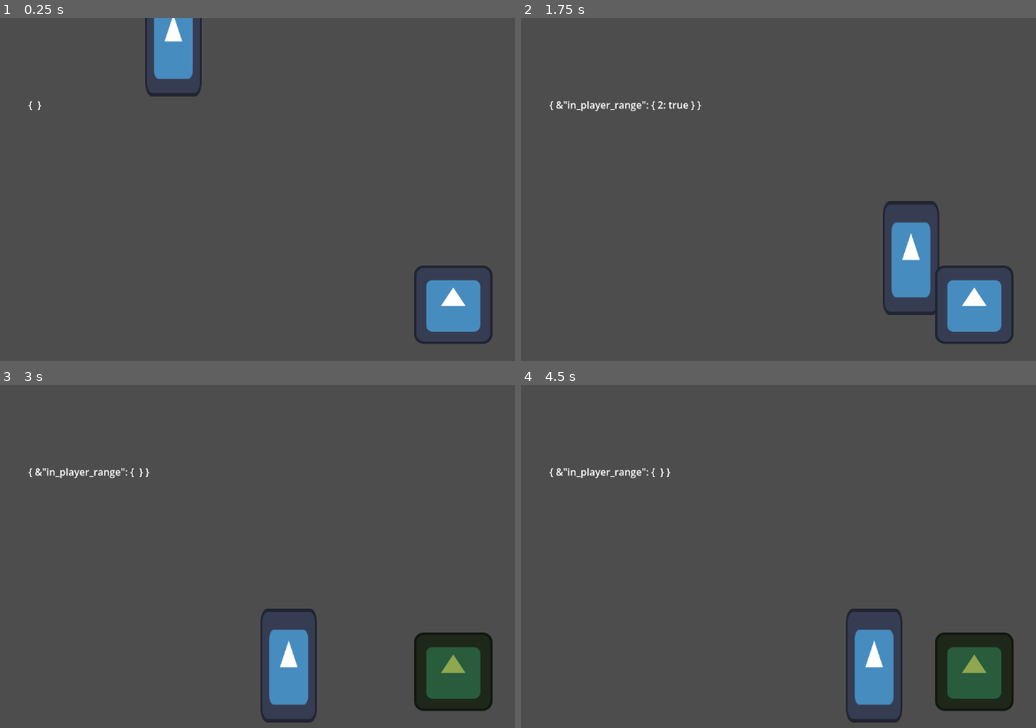
Above: before the commit, frames 1-4 (two rows, left to right).
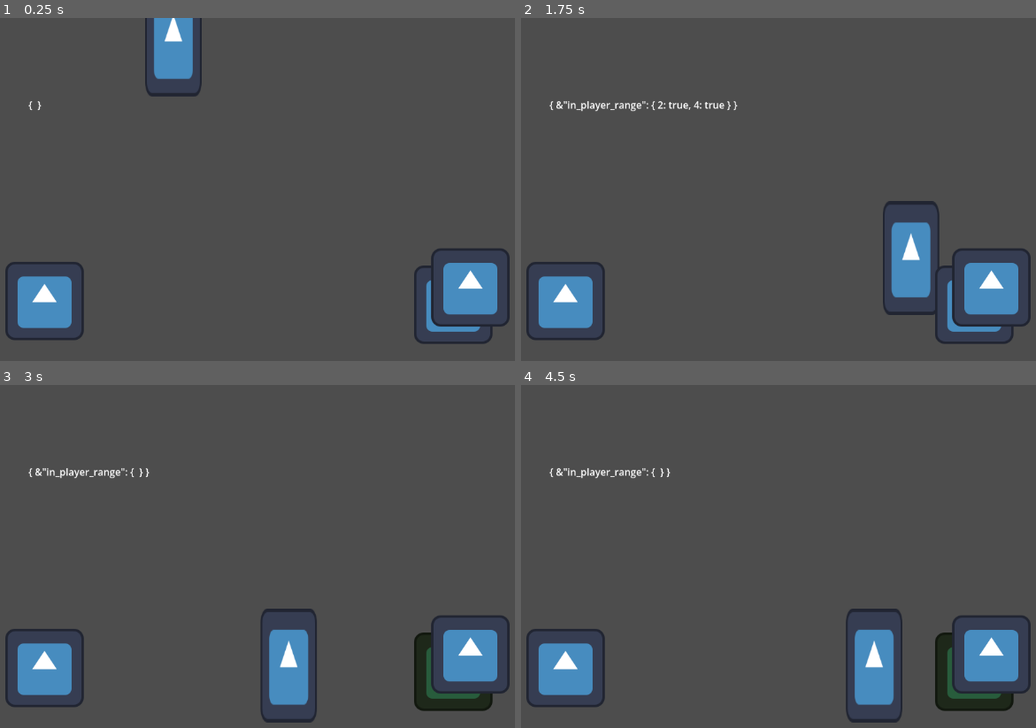
Above: after the commit, the same moments.

Repository: odjhey/godot-some-rpg
Game: Godot game, scene res://scenes/level_1.tscn
Same seed, same stepped clock (60 frames per second), same inputs: the game is played once before the commit and once after it. The project has no main scene, so this scene is started directly. The engine's default icon, where the game draws it, is replaced by a stand-in: a white triangle on a blue panel in a dark square.
Inputs:
- Up to frame 1 (0.25 s): no input
- Up to frame 2 (1.75 s): tap Enter (ui_accept) at 0.5, 0.77, 1.52 s; hold D (move_right) from 0.53 s (still down); tap E (interact) at 0.6, 1.35 s
- Up to frame 3 (3 s): release D (move_right) at 2.03 s; hold A (move_left) 2.03-2.78 s; tap E (interact) at 2.1, 2.85 s; hold D (move_right) from 2.78 s (still down)
- Up to frame 4 (4.5 s): tap Enter (ui_accept) at 3.02, 3.77 s; tap E (interact) at 3.6, 4.35 s; release D (move_right) at 4.28 s; hold A (move_left) from 4.28 s (still down)

The runs differ from the first frame. In frame 1, 4.0% of the frame differs, in the area x 1-99%, y 67-94%; in frame 2, 4.1%; in frame 3, 4.6%; in frame 4, 4.6%.

Commit message:
remove state from chest

Diff:
--- a/scenes/level_1.tscn
+++ b/scenes/level_1.tscn
@@ -37,3 +37,11 @@
 offset_right = -180.0
 offset_bottom = 199.0
 text = "hello world"
+
+[node name="ChestEntity2" parent="." unique_id=1486545561 node_paths=PackedStringArray("game_state") instance=ExtResource("3_rus8k")]
+position = Vector2(-194, 508)
+game_state = NodePath("../GameState")
+
+[node name="ChestEntity3" parent="." unique_id=1499131308 node_paths=PackedStringArray("game_state") instance=ExtResource("3_rus8k")]
+position = Vector2(500, 486)
+game_state = NodePath("../GameState")
--- a/scripts/chest.gd
+++ b/scripts/chest.gd
@@ -2,16 +2,13 @@
 extends Node2D
 
 enum ChestState {Open, Close}
-var state : ChestState = ChestState.Close
 @onready var close_sprite : Sprite2D = $Close
 @onready var open_sprite : Sprite2D = $Open
 
 func open():
-	state = ChestState.Open
 	close_sprite.visible = false
 	open_sprite.visible = true
 
 func close():
-	state = ChestState.Close
 	close_sprite.visible = true
 	open_sprite.visible = false
--- a/scripts/chest_entity.gd
+++ b/scripts/chest_entity.gd
@@ -8,18 +8,31 @@
 func _ready():
 	# create game state entity
 	if entity_id == 0:
-		entity_id = game_state.create_entity(self)
+		entity_id = game_state.create_entity(self, { state = Chest.ChestState.Close })
 
+	game_state.data_change.connect(on_gs_data_change)
 	interaction_sensor.area_entered.connect(on_area_entered)
 	interaction_sensor.area_exited.connect(on_area_exited)
-	game_state.interact.connect(on_interact)
 
 func on_interact(from_entity_id: int, to_entity_id: int):
 	if (to_entity_id == entity_id):
-		if chest.state == Chest.ChestState.Open:
+		var data = game_state.get_entity_data(entity_id)
+		var new_data = {}
+		print("pre patch", data)
+		if data.state == Chest.ChestState.Open:
+			new_data = {state = Chest.ChestState.Close}
+		else:
+			new_data = {state = Chest.ChestState.Open}
+		print("patch to", new_data)
+		game_state.patch_entity_data(entity_id, new_data)
+
+func on_gs_data_change(_entity_id: int, new_data: Dictionary):
+	if (entity_id == _entity_id):
+		print("----- on_gs_change", new_data)
+		if new_data.state == Chest.ChestState.Open:
+			chest.open()
+		else:
 			chest.close()
-		else:
-			chest.open()
 
 func on_area_entered(area: Area2D):
 	# todo find a way to know if its a player
--- a/scripts/game_state.gd
+++ b/scripts/game_state.gd
@@ -2,21 +2,34 @@
 extends Node
 
 var entities : Dictionary[int, bool] = {}
+# @todo, we want to persist this so replace key with global_uid thing
+var entity_datas : Dictionary[int, Dictionary]
 var entity_nodes : Dictionary[int, WeakRef] = {}
-var entity_tags : Dictionary[StringName, Variant]
+var entity_tags : Dictionary[StringName, Dictionary]
 
+# this is not serialize->persist->load safe, because we can't control the sequence
+# we may need another global_uid type of thing to be safer, like "level1/chest1" or something
 var next_entity_id : int = 1
 
-signal interact(from_entity_id: int, to_entity_id: int)
+signal data_change(entity_id: int, new_data: Dictionary)
 
-func create_entity(node: Node) -> int:
+func create_entity(node: Node, initial_state: Dictionary = {}) -> int:
 	var entity_id = next_entity_id
-	entities[next_entity_id] = true
-	entity_nodes[next_entity_id] = weakref(node)
+	entities[entity_id] = true
+	entity_nodes[entity_id] = weakref(node)
+	entity_datas[entity_id] = initial_state
 
 	next_entity_id += 1
 	return entity_id
 
+# @todo use this in _exit_tree() of nodes
+func erase_entity(entity_id: int):
+	entity_nodes.erase(entity_id)
+	entities.erase(entity_id)
+	for tag_name in entity_tags.keys():
+		entity_tags[tag_name].erase(entity_id)
+
+# @todo, for relationships like &"in_range", we may want the player to own so entity_tags[tag_name][player][entity_id] = { data }
 func tag_entity(tag_name: StringName, entity_id: int):
 	if not entity_tags.has(tag_name):
 		entity_tags[tag_name] = {}
@@ -33,9 +46,20 @@
 	var tags : Dictionary = entity_tags[tag_name]
 	tags.erase(entity_id)
 
-func erase_entity():
-	pass
-
 # see if we can even create signals as a wrapper of game state, to keep this pure data
 func send_interact(from_entity_id, to_entity_id):
-	interact.emit(from_entity_id, to_entity_id)
+	var node_ref = entity_nodes[to_entity_id]
+	if node_ref == null:
+		return
+	var node: Node = node_ref.get_ref()
+	if node and node.has_method("on_interact"):
+		node.on_interact(from_entity_id, to_entity_id)
+
+func get_entity_data(entity_id: int):
+	return entity_datas[entity_id]
+
+func patch_entity_data(entity_id, new_kvs: Dictionary):
+	var data: Dictionary = entity_datas[entity_id]
+	for k in new_kvs:
+		data[k] = new_kvs[k]
+	data_change.emit(entity_id, data)
--- a/scripts/player.gd
+++ b/scripts/player.gd
@@ -40,5 +40,5 @@
 	move_and_slide()
 
 func interact(_entity_id: int):
+	print("interact with ", _entity_id)
 	game_state.send_interact(entity_id, _entity_id)
-	print("interact with ", _entity_id)
